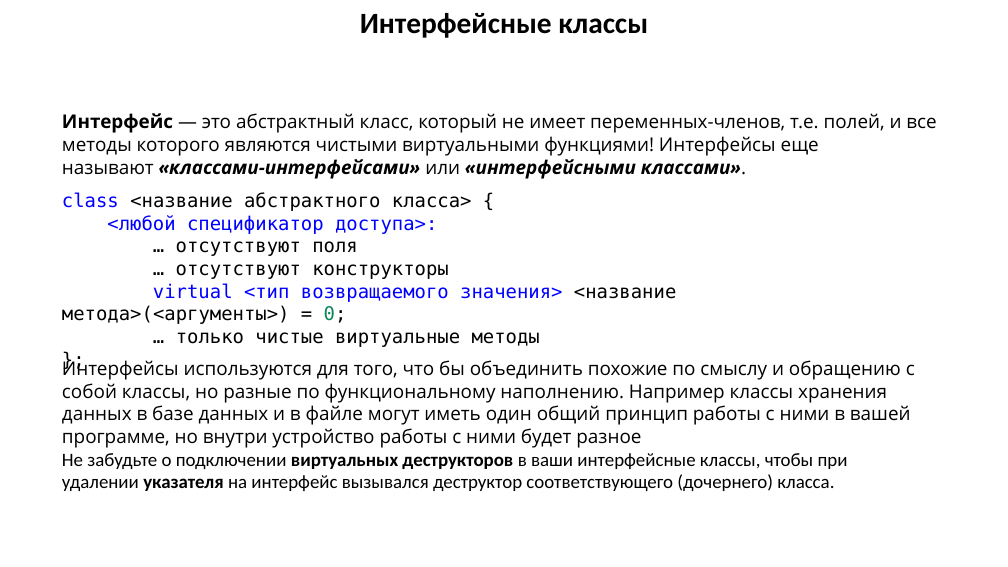
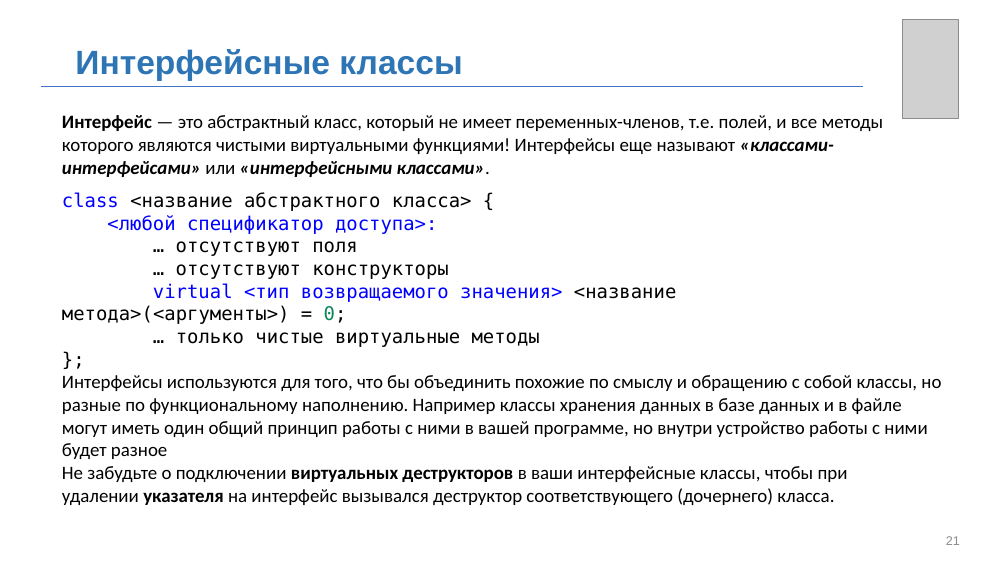
Before and after one commit to MUCTR-IKT-CPP/cpp_course, a slide deck: slide 21 of Лекции/2022/6/Абстрактные классы.pptx (slide 11 before the commit). Drawn at 1008x567 pixels with LibreOffice and Linux fonts; fonts in the diff are those of the drawing; grey boxes stand for pictures; background and template pictures are left out. Boxes give left, top, right and bottom in pixels: in the first picture for what was removed or moved away, otherwise in the second. Text is boxed around its words. In the diff, an @@ line names an element or a change of style, - is before the commit and + after.

```diff
--- a/Лекции/2022/6/Абстрактные классы.pptx
+++ b/Лекции/2022/6/Абстрактные классы.pptx
@@ picture added at (902,20,958,119) @@
@@ text "Интерфейсные классы": place and size @@
-text "Интерфейсные классы" at (360,13,648,38)
+text "Интерфейсные классы" at (75,49,462,81)
@@ text "Интерфейсные классы" at (75,49,462,81): size 28 to 32 pt, font Calibri to Arial, text colour #000000 to #2E75B6; alignment centre to left; vertical alignment top to middle @@
@@ line added from (41, 86) to (864, 86), #4472C4 0.5 pt @@
@@ text "Интерфейс — это абстрактный класс, ..." at (62,115,884,177): font Open Sans to Calibri @@
@@ text "Интерфейсы используются для того, что ...": place and size @@
-text "Интерфейсы используются для того, что ..." at (62,357,915,491)
+text "Интерфейсы используются для того, что ..." at (62,375,941,505)
@@ text at (62,375,941,459): font Open Sans to Calibri in "Интерфейсы используются для того, что бы объединить ..." @@
@@ page number added at (946,536,960,545), 12 pt, text #8C8C8C @@
+21
```
Also in this commit, not shown: 18 other slides changed, 10 slides added, 1 slide removed, 4 other files.
